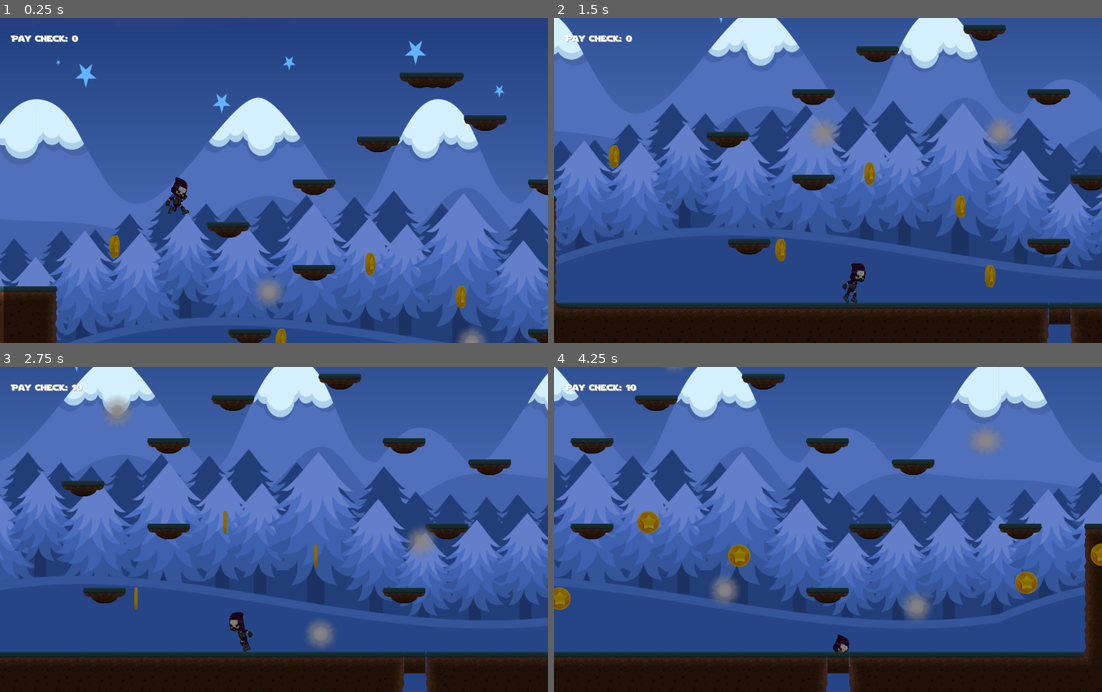
Above: before the commit, frames 1-4 (two rows, left to right).
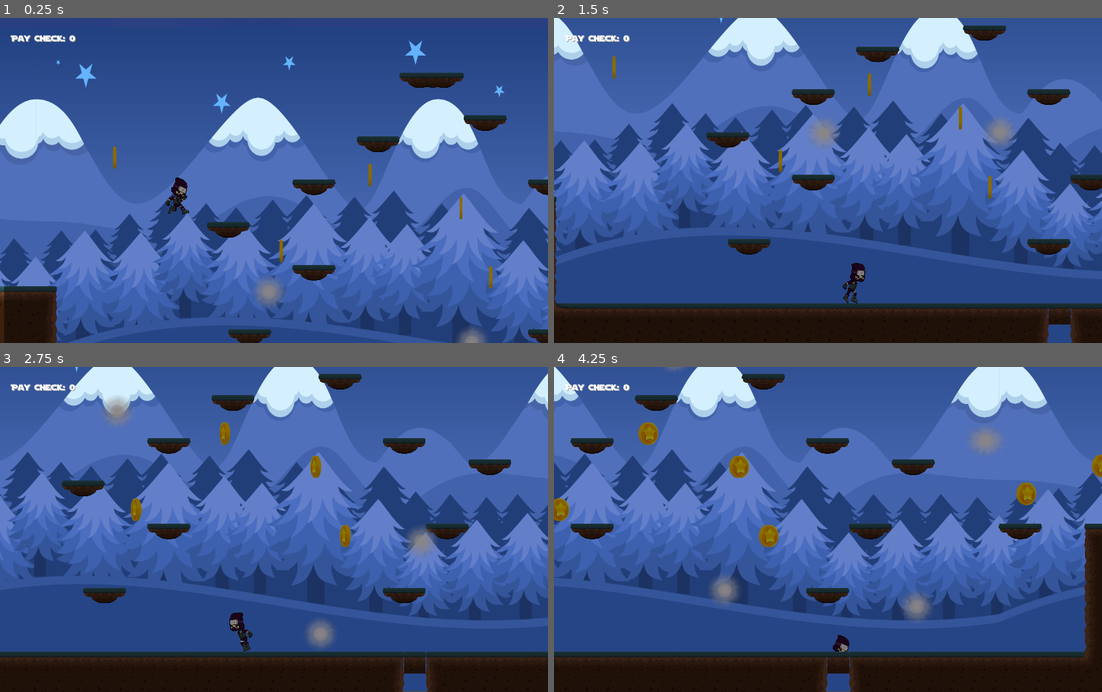
Above: after the commit, the same moments.

Repository: ahmet9cengiz/DarkLight
Game: Godot game, scene res://test.tscn
Two runs of this game, one before a commit and one after it. Both use one fixed random seed, a clock stepped at 60 frames per second and the inputs below. This scene is started directly instead of the project's main scene.
Inputs:
- Up to frame 1 (0.25 s): no input
- Up to frame 2 (1.5 s): tap Enter (ui_accept) at 0.5, 0.77 s; hold Right (ui_right) from 0.53 s (still down)
- Up to frame 3 (2.75 s): tap Enter (ui_accept) at 1.52 s; release Right (ui_right) at 2.03 s; hold Left (ui_left) from 2.03 s (still down)
- Up to frame 4 (4.25 s): release Left (ui_left) at 2.78 s; hold Right (ui_right) from 2.78 s (still down); tap Enter (ui_accept) at 3.02, 3.77 s

The runs differ from the first frame. In frame 1, 1.0% of the frame differs, in the area x 0-100%, y 5-100%; in frame 2, 1.4%; in frame 3, 1.2%; in frame 4, 2.7%, in the area x 0-100%, y 0-100%.

Commit message:
Staging changes before a merge

Diff:
--- a/DarkLightGame/LevelOne.gd
+++ b/DarkLightGame/LevelOne.gd
@@ -11,6 +11,7 @@
 	audioStream.stream = load("res://audio/4490-the-descent-by-kevin-macleod.ogg")
 	audioStream.play()
 
+
 func _process(delta):
   $HUD/Score.set_text("Pay Check: " + str(globalScript.score))
   pass
--- a/DarkLightGame/LevelOne.tscn
+++ b/DarkLightGame/LevelOne.tscn
@@ -61,7 +61,7 @@
 [sub_resource type="DynamicFont" id=19]
 font_data = ExtResource( 3 )
 
-[node name="Node2D" type="Node2D"]
+[node name="LevelOneMap" type="Node2D"]
 position = Vector2( 0, -60 )
 scale = Vector2( 0.25, 0.25 )
 script = ExtResource( 1 )
--- a/DarkLightGame/NinjaBoy.gd
+++ b/DarkLightGame/NinjaBoy.gd
@@ -11,6 +11,11 @@
 func _ready():
 	pass
 	$effect.interpolate_property(self, 'modulate', Color(1,1,1,1), Color(1,1,1,0), 2, Tween.TRANS_QUAD, Tween.EASE_OUT)
+
+	var deathSound = AudioStreamPlayer.new()
+	self.add_child(deathSound)
+	deathSound.stream = load("res://audio/Pain-SoundBible.com-1883168362.ogg")
+
 
 func _physics_process(delta):
 	motion.y += GRAVITY
@@ -53,6 +58,7 @@
 func die():
 	$effect.start()
 	$NinjaBoy.play("die")
+	$DeathSound.play()
 	set_physics_process(false) #stop moving
 
 func _on_NinjaBoy_animation_finished():
--- a/DarkLightGame/Player.tscn
+++ b/DarkLightGame/Player.tscn
@@ -1,39 +1,40 @@
-[gd_scene load_steps=37 format=2]
+[gd_scene load_steps=38 format=2]
 
 [ext_resource path="res://NinjaBoy.gd" type="Script" id=1]
 [ext_resource path="res://images/ninjaBoy/Slide__000.png" type="Texture" id=2]
-[ext_resource path="res://images/ninjaBoy/Idle__000.png" type="Texture" id=3]
-[ext_resource path="res://images/ninjaBoy/Idle__001.png" type="Texture" id=4]
-[ext_resource path="res://images/ninjaBoy/Idle__003.png" type="Texture" id=5]
-[ext_resource path="res://images/ninjaBoy/Idle__002.png" type="Texture" id=6]
-[ext_resource path="res://images/ninjaBoy/Idle__004.png" type="Texture" id=7]
-[ext_resource path="res://images/ninjaBoy/Idle__005.png" type="Texture" id=8]
-[ext_resource path="res://images/ninjaBoy/Idle__006.png" type="Texture" id=9]
-[ext_resource path="res://images/ninjaBoy/Idle__007.png" type="Texture" id=10]
-[ext_resource path="res://images/ninjaBoy/Idle__008.png" type="Texture" id=11]
-[ext_resource path="res://images/ninjaBoy/Idle__009.png" type="Texture" id=12]
-[ext_resource path="res://images/ninjaBoy/Dead__000.png" type="Texture" id=13]
-[ext_resource path="res://images/ninjaBoy/Dead__001.png" type="Texture" id=14]
-[ext_resource path="res://images/ninjaBoy/Dead__002.png" type="Texture" id=15]
-[ext_resource path="res://images/ninjaBoy/Dead__003.png" type="Texture" id=16]
-[ext_resource path="res://images/ninjaBoy/Dead__004.png" type="Texture" id=17]
-[ext_resource path="res://images/ninjaBoy/Dead__005.png" type="Texture" id=18]
-[ext_resource path="res://images/ninjaBoy/Dead__006.png" type="Texture" id=19]
-[ext_resource path="res://images/ninjaBoy/Dead__007.png" type="Texture" id=20]
-[ext_resource path="res://images/ninjaBoy/Dead__008.png" type="Texture" id=21]
-[ext_resource path="res://images/ninjaBoy/Dead__009.png" type="Texture" id=22]
-[ext_resource path="res://images/ninjaBoy/Run_Right__000.png" type="Texture" id=23]
-[ext_resource path="res://images/ninjaBoy/Run_Right__001.png" type="Texture" id=24]
-[ext_resource path="res://images/ninjaBoy/Run_Right__003.png" type="Texture" id=25]
-[ext_resource path="res://images/ninjaBoy/Run_Right__002.png" type="Texture" id=26]
-[ext_resource path="res://images/ninjaBoy/Run_Right__004.png" type="Texture" id=27]
-[ext_resource path="res://images/ninjaBoy/Run_Right__005.png" type="Texture" id=28]
-[ext_resource path="res://images/ninjaBoy/Run_Right__006.png" type="Texture" id=29]
-[ext_resource path="res://images/ninjaBoy/Run_Right__007.png" type="Texture" id=30]
-[ext_resource path="res://images/ninjaBoy/Run_Right__008.png" type="Texture" id=31]
-[ext_resource path="res://images/ninjaBoy/Run_Right__009.png" type="Texture" id=32]
-[ext_resource path="res://images/ninjaBoy/Jump_Right__009.png" type="Texture" id=33]
-[ext_resource path="res://images/ninjaBoy/Jump_Right__006.png" type="Texture" id=34]
+[ext_resource path="res://images/ninjaBoy/Jump_Right__006.png" type="Texture" id=3]
+[ext_resource path="res://images/ninjaBoy/Jump_Right__009.png" type="Texture" id=4]
+[ext_resource path="res://images/ninjaBoy/Idle__000.png" type="Texture" id=5]
+[ext_resource path="res://images/ninjaBoy/Idle__001.png" type="Texture" id=6]
+[ext_resource path="res://images/ninjaBoy/Idle__003.png" type="Texture" id=7]
+[ext_resource path="res://images/ninjaBoy/Idle__002.png" type="Texture" id=8]
+[ext_resource path="res://images/ninjaBoy/Idle__004.png" type="Texture" id=9]
+[ext_resource path="res://images/ninjaBoy/Idle__005.png" type="Texture" id=10]
+[ext_resource path="res://images/ninjaBoy/Idle__006.png" type="Texture" id=11]
+[ext_resource path="res://images/ninjaBoy/Idle__007.png" type="Texture" id=12]
+[ext_resource path="res://images/ninjaBoy/Idle__008.png" type="Texture" id=13]
+[ext_resource path="res://images/ninjaBoy/Idle__009.png" type="Texture" id=14]
+[ext_resource path="res://images/ninjaBoy/Dead__000.png" type="Texture" id=15]
+[ext_resource path="res://images/ninjaBoy/Dead__001.png" type="Texture" id=16]
+[ext_resource path="res://images/ninjaBoy/Dead__002.png" type="Texture" id=17]
+[ext_resource path="res://images/ninjaBoy/Dead__003.png" type="Texture" id=18]
+[ext_resource path="res://images/ninjaBoy/Dead__004.png" type="Texture" id=19]
+[ext_resource path="res://images/ninjaBoy/Dead__005.png" type="Texture" id=20]
+[ext_resource path="res://images/ninjaBoy/Dead__006.png" type="Texture" id=21]
+[ext_resource path="res://images/ninjaBoy/Dead__007.png" type="Texture" id=22]
+[ext_resource path="res://images/ninjaBoy/Dead__008.png" type="Texture" id=23]
+[ext_resource path="res://images/ninjaBoy/Dead__009.png" type="Texture" id=24]
+[ext_resource path="res://images/ninjaBoy/Run_Right__000.png" type="Texture" id=25]
+[ext_resource path="res://images/ninjaBoy/Run_Right__001.png" type="Texture" id=26]
+[ext_resource path="res://images/ninjaBoy/Run_Right__003.png" type="Texture" id=27]
+[ext_resource path="res://images/ninjaBoy/Run_Right__002.png" type="Texture" id=28]
+[ext_resource path="res://images/ninjaBoy/Run_Right__004.png" type="Texture" id=29]
+[ext_resource path="res://images/ninjaBoy/Run_Right__005.png" type="Texture" id=30]
+[ext_resource path="res://images/ninjaBoy/Run_Right__006.png" type="Texture" id=31]
+[ext_resource path="res://images/ninjaBoy/Run_Right__007.png" type="Texture" id=32]
+[ext_resource path="res://images/ninjaBoy/Run_Right__008.png" type="Texture" id=33]
+[ext_resource path="res://images/ninjaBoy/Run_Right__009.png" type="Texture" id=34]
+[ext_resource path="res://audio/deathSound.ogg" type="AudioStream" id=35]
 
 [sub_resource type="SpriteFrames" id=1]
 animations = [ {
@@ -42,30 +43,30 @@
 "name": "slide",
 "speed": 5.0
 }, {
-"frames": [ ExtResource( 3 ), ExtResource( 4 ), ExtResource( 5 ), ExtResource( 6 ), ExtResource( 7 ), ExtResource( 8 ), ExtResource( 9 ), ExtResource( 10 ), ExtResource( 11 ), ExtResource( 12 ) ],
+"frames": [ ExtResource( 3 ) ],
+"loop": true,
+"name": "jump",
+"speed": 10.0
+}, {
+"frames": [ ExtResource( 4 ) ],
+"loop": true,
+"name": "fall",
+"speed": 5.0
+}, {
+"frames": [ ExtResource( 5 ), ExtResource( 6 ), ExtResource( 7 ), ExtResource( 8 ), ExtResource( 9 ), ExtResource( 10 ), ExtResource( 11 ), ExtResource( 12 ), ExtResource( 13 ), ExtResource( 14 ) ],
 "loop": true,
 "name": "idle",
 "speed": 15.0
 }, {
-"frames": [ ExtResource( 13 ), ExtResource( 14 ), ExtResource( 15 ), ExtResource( 16 ), ExtResource( 17 ), ExtResource( 18 ), ExtResource( 19 ), ExtResource( 20 ), ExtResource( 21 ), ExtResource( 22 ) ],
+"frames": [ ExtResource( 15 ), ExtResource( 16 ), ExtResource( 17 ), ExtResource( 18 ), ExtResource( 19 ), ExtResource( 20 ), ExtResource( 21 ), ExtResource( 22 ), ExtResource( 23 ), ExtResource( 24 ) ],
 "loop": true,
 "name": "die",
 "speed": 10.0
 }, {
-"frames": [ ExtResource( 23 ), ExtResource( 24 ), ExtResource( 25 ), ExtResource( 26 ), ExtResource( 27 ), ExtResource( 28 ), ExtResource( 29 ), ExtResource( 30 ), ExtResource( 31 ), ExtResource( 32 ) ],
+"frames": [ ExtResource( 25 ), ExtResource( 26 ), ExtResource( 27 ), ExtResource( 28 ), ExtResource( 29 ), ExtResource( 30 ), ExtResource( 31 ), ExtResource( 32 ), ExtResource( 33 ), ExtResource( 34 ) ],
 "loop": true,
 "name": "run",
 "speed": 15.0
-}, {
-"frames": [ ExtResource( 33 ) ],
-"loop": true,
-"name": "fall",
-"speed": 5.0
-}, {
-"frames": [ ExtResource( 34 ) ],
-"loop": true,
-"name": "jump",
-"speed": 10.0
 } ]
 
 [sub_resource type="RectangleShape2D" id=2]
@@ -100,5 +101,8 @@
 editor_draw_drag_margin = true
 
 [node name="effect" type="Tween" parent="."]
+
+[node name="DeathSound" type="AudioStreamPlayer" parent="."]
+stream = ExtResource( 35 )
 [connection signal="animation_finished" from="NinjaBoy" to="." method="_on_NinjaBoy_animation_finished"]
 [connection signal="tween_completed" from="effect" to="." method="_on_effect_tween_completed"]
--- a/DarkLightGame/coin.gd
+++ b/DarkLightGame/coin.gd
@@ -12,6 +12,7 @@
 func _on_coin_body_entered(body):
 	if body.get_name() == "Player":
 		emit_signal("coin_grabbed")
+		$coinCollect.play()
 		$CollisionShape2D.queue_free() #free the collision so that one coin can't be grabbed multiple times
 		effect.start()
 
--- a/DarkLightGame/coin.tscn
+++ b/DarkLightGame/coin.tscn
@@ -7,6 +7,7 @@
 [ext_resource path="res://images/star coin rotate/star_coin_rotate_3.png" type="Texture" id=5]
 [ext_resource path="res://images/star coin rotate/star_coin_rotate_4.png" type="Texture" id=6]
 [ext_resource path="res://images/star coin rotate/star_coin_rotate_5.png" type="Texture" id=7]
+[ext_resource path="res://audio/coin.ogg" type="AudioStream" id=8]
 
 [sub_resource type="SpriteFrames" id=1]
 animations = [ {
@@ -31,11 +32,15 @@
 scale = Vector2( 0.5, 0.5 )
 frames = SubResource( 1 )
 animation = "rotate"
+frame = 1
 playing = true
 
 [node name="CollisionShape2D" type="CollisionShape2D" parent="."]
 shape = SubResource( 2 )
 
 [node name="effect" type="Tween" parent="."]
+
+[node name="coinCollect" type="AudioStreamPlayer2D" parent="."]
+stream = ExtResource( 8 )
 [connection signal="body_entered" from="." to="." method="_on_coin_body_entered"]
 [connection signal="tween_completed" from="effect" to="." method="_on_effect_tween_completed"]
--- a/DarkLightGame/globalScript.gd
+++ b/DarkLightGame/globalScript.gd
@@ -2,6 +2,7 @@
 
 signal game_over
 
+
 var score = 0
 
 var life = 0
--- a/DarkLightGame/lightContainer.tscn
+++ b/DarkLightGame/lightContainer.tscn
@@ -3,12 +3,12 @@
 [ext_resource path="res://lightContainer.gd" type="Script" id=1]
 [ext_resource path="res://flashLight.tscn" type="PackedScene" id=2]
 
+[sub_resource type="Curve2D" id=1]
+_data = {
+"points": PoolVector2Array( 9.65767, 28.7725, -9.65767, -28.7725, 320.741, 415.138, 33.0964, 73.3877, -33.0964, -73.3877, 455.009, 321.504, 0, 79.1436, 0, -79.1436, 320.741, 226.103, -59.2138, 68.2074, 59.2138, -68.2074, 459.127, 156.342, -36.1183, -43.7448, 36.1183, 43.7448, 674.077, 125.402, -2.87795, -61.8759, 2.87795, 61.8759, 838.616, 257.517, 4.31692, -54.681, -4.31692, 54.681, 670.544, 314.437, 12.9508, -94.9723, -12.9508, 94.9723, 794.212, 411.604, -0.604008, 5.73251, 0.604008, -5.73251, 318.974, 415.138, 0, 0, 0, 0, 320.741, 415.138 )
+}
+
 [sub_resource type="Curve2D" id=2]
-_data = {
-"points": PoolVector2Array( 9.65767, 28.7725, -9.65767, -28.7725, 320.741, 415.138, 33.0964, 73.3877, -33.0964, -73.3877, 455.009, 321.504, 0, 79.1436, 0, -79.1436, 320.741, 226.103, -59.2138, 68.2074, 59.2138, -68.2074, 459.127, 156.342, -36.1183, -43.7448, 36.1183, 43.7448, 674.077, 125.402, -2.87795, -61.8759, 2.87795, 61.8759, 838.616, 257.517, 4.31692, -54.681, -4.31692, 54.681, 670.544, 314.437, 12.9508, -94.9723, -12.9508, 94.9723, 794.212, 411.604, -0.604008, 5.73251, 0.604008, -5.73251, 318.974, 415.138, 0, 0, 0, 0, 320.741, 415.138 )
-}
-
-[sub_resource type="Curve2D" id=1]
 _data = {
 "points": PoolVector2Array( 0, 0, 0, 0, 480.283, 575.407, -92.6009, 0.954648, 92.6009, -0.954648, 633.981, 469.035, 0, 0, 0, 0, 801.045, 575.407, 0, 0, 0, 0, 480.283, 575.407 )
 }
@@ -72,7 +72,7 @@
 
 [node name="follower2" type="PathFollow2D" parent="path1"]
 position = Vector2( 803.804, 206.285 )
-rotation = 0.64439
+rotation = 0.644393
 offset = 933.308
 
 [node name="flashLight" parent="path1/follower2" instance=ExtResource( 2 )]
@@ -107,7 +107,7 @@
 
 [node name="follower" type="PathFollow2D" parent="path3"]
 position = Vector2( 889.952, 515.595 )
-rotation = -1.94928
+rotation = -1.94929
 
 [node name="flashLight" parent="path3/follower" instance=ExtResource( 2 )]
 position = Vector2( 0, 0 )
@@ -122,7 +122,7 @@
 
 [node name="follower" type="PathFollow2D" parent="path4"]
 position = Vector2( 1486.49, 511.399 )
-rotation = -1.58768
+rotation = -1.58777
 
 [node name="flashLight" parent="path4/follower" instance=ExtResource( 2 )]
 position = Vector2( 0, 0 )
@@ -151,8 +151,8 @@
 
 [node name="follower" type="PathFollow2D" parent="path6"]
 editor/display_folded = true
-position = Vector2( 2051.61, 517.784 )
-rotation = -0.00625965
+position = Vector2( 2051.78, 517.783 )
+rotation = -0.00624093
 offset = 829.389
 
 [node name="flashLight" parent="path6/follower" instance=ExtResource( 2 )]
@@ -167,7 +167,7 @@
 
 [node name="follower" type="PathFollow2D" parent="path7"]
 position = Vector2( 2559.35, 437.622 )
-rotation = -3.14158
+rotation = 3.14159
 
 [node name="flashLight" parent="path7/follower" instance=ExtResource( 2 )]
 position = Vector2( 0, 0 )
@@ -182,7 +182,7 @@
 
 [node name="follower" type="PathFollow2D" parent="path8"]
 position = Vector2( 2815.91, 513.443 )
-rotation = -1.5708
+rotation = -1.57086
 
 [node name="flashLight" parent="path8/follower" instance=ExtResource( 2 )]
 position = Vector2( 0, 0 )
@@ -197,15 +197,15 @@
 [node name="follower" type="PathFollow2D" parent="path9"]
 editor/display_folded = true
 position = Vector2( 3103.76, 62.9399 )
-rotation = -0.101686
+rotation = -0.101684
 
 [node name="flashLight" parent="path9/follower" instance=ExtResource( 2 )]
 position = Vector2( 0, 0 )
 
 [node name="follower2" type="PathFollow2D" parent="path9"]
 editor/display_folded = true
-position = Vector2( 3124.81, 479.939 )
-rotation = 2.90226
+position = Vector2( 3124.81, 479.938 )
+rotation = 2.90216
 offset = 688.573
 
 [node name="flashLight" parent="path9/follower2" instance=ExtResource( 2 )]
@@ -217,15 +217,15 @@
 [node name="follower" type="PathFollow2D" parent="path10"]
 editor/display_folded = true
 position = Vector2( 3126.24, -192.912 )
-rotation = -0.254377
+rotation = -0.254361
 
 [node name="flashLight" parent="path10/follower" instance=ExtResource( 2 )]
 position = Vector2( 0, 0 )
 
 [node name="follower2" type="PathFollow2D" parent="path10"]
 editor/display_folded = true
-position = Vector2( 3091.21, -648.627 )
-rotation = -3.08374
+position = Vector2( 3090.68, -648.679 )
+rotation = -3.09706
 offset = 837.935
 
 [node name="flashLight" parent="path10/follower2" instance=ExtResource( 2 )]
--- a/DarkLightGame/project.godot
+++ b/DarkLightGame/project.godot
@@ -28,5 +28,5 @@
 window/size/height=608
 window/size/test_width=1024
 window/size/test_height=608
-window/stretch/mode="viewport"
+window/stretch/mode="2d"
 window/stretch/aspect="expand"
Not shown, added: DarkLightGame/audio/coin.ogg.import
Not shown, added: DarkLightGame/audio/deathSound.ogg.import
Not shown: 1 places in DarkLightGame/coin.tscn that only renumber resources
Not shown: 2 places in DarkLightGame/lightContainer.tscn that only renumber resources
Not shown, changed: .DS_Store
Not shown, changed: DarkLightGame/.DS_Store
Not shown, changed: DarkLightGame/audio/.DS_Store
Not shown, added: DarkLightGame/audio/coin.ogg
Not shown, added: DarkLightGame/audio/deathSound.ogg
